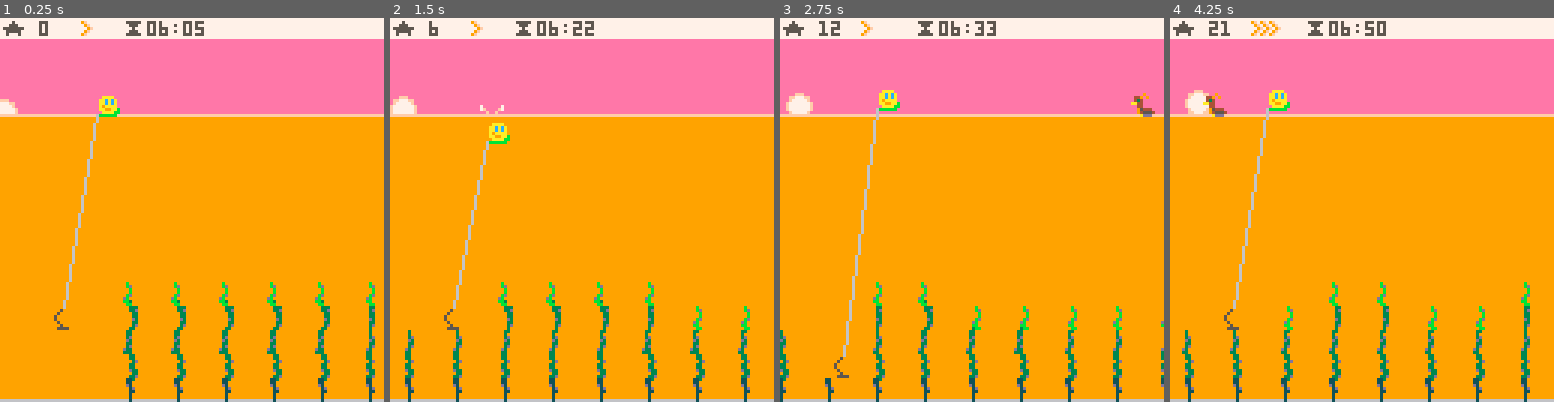
Above: before the commit, frames 1-4 (left to right).
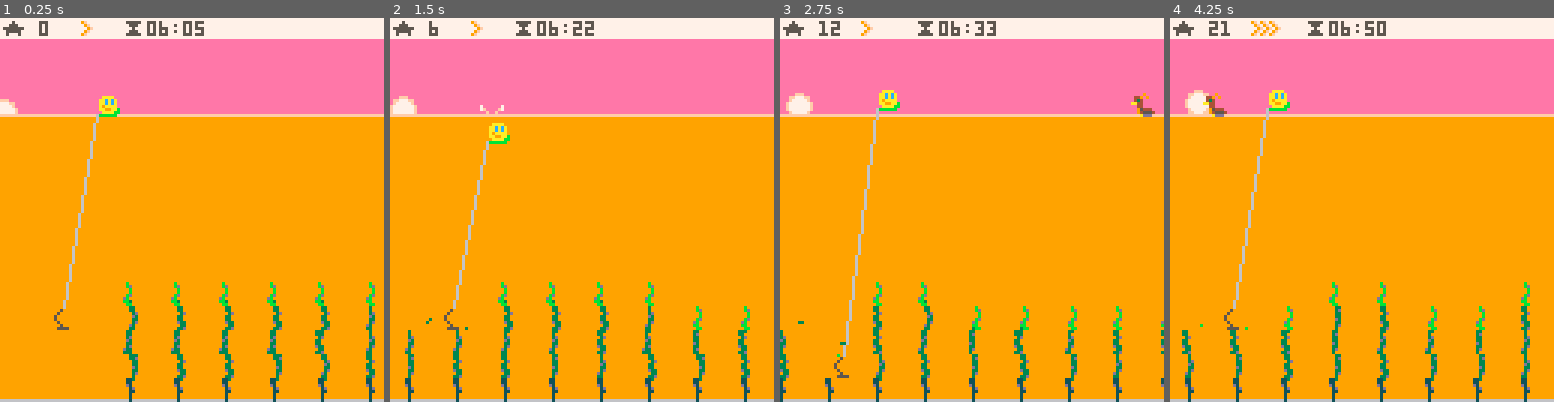
Above: after the commit, the same moments.

Repository: broquaint/pico8-carts
Game: PICO-8 cartridge eggjam18.p8
Two runs of this game, one before a commit and one after it. Both use one fixed random seed, a clock stepped at 60 frames per second and the inputs below.
Inputs:
- Up to frame 1 (0.25 s): no input
- Up to frame 2 (1.5 s): tap O (Z key) at 0.33, 0.7, 1.43 s; tap X (X key) at 1.07 s
- Up to frame 3 (2.75 s): hold Left 1.97-2.37 s; tap X (X key) at 2.07, 2.4, 2.73 s; tap O (Z key) at 2.22 s; hold Down from 2.42 s (still down)
- Up to frame 4 (4.25 s): release Down at 2.82 s; hold Right 2.87-3.53 s; tap X (X key) every 0.33 s from 3.07 to 4.07 s; tap O (Z key) at 3.1, 3.98 s; hold Up 3.58-4.08 s; hold Right from 4.13 s (still down)

The runs differ from the first frame. In frame 1, 0.6% of the frame differs, in the area x 33-98%, y 75-94%; in frame 2, 0.8%; in frame 3, 0.8%; in frame 4, 1.0%, in the area x 3-94%, y 75-94%.

Commit message:
Add effect of seaweed gathering
Not much but more than nothing.

Diff:
--- a/eggjam18.p8
+++ b/eggjam18.p8
@@ -146,7 +146,7 @@
          local sw_x = 32 + (16 * i)
          local sprites = {make_sw_sprite(sw_x, 20)}
          for i = 2,(h-1) do
-            add(sprites, make_sw_sprite(sw_x, 21-i))
+            add(sprites, make_sw_sprite(sw_x, rnd({17,18,19})))
          end
          add(sprites, make_sw_sprite(sw_x, 16))
          local sw = make_obj({
@@ -177,6 +177,7 @@
    end
 
    splashes = {}
+   gather_particles = {}
 end
 
 function _init()
@@ -240,6 +241,28 @@
             else
                sw.status = SEAWEED_PRUNED
             end
+            local cm = {[SEAWEED_PICKED] = lime, [SEAWEED_PRUNED] = moss, [SEAWEED_ROUTED] = storm}
+            for i = 1,delta do
+               local p1 = make_obj({x=sw.x+6,y=ny2,colour=cm[sw.status]})
+               animate_obj(p1, function(obj)
+                              wait(10)
+                              obj.x += rnd({1,2})
+                              obj.y -= 1
+                              wait(20)
+                              obj.x += 2
+                              obj.y -= rnd({1,2})
+                              wait(20)
+                              obj.x += rnd({1,2})
+                              obj.y -= 1
+                              wait(20)
+                              obj.x += 2
+                              obj.y -= rnd({1,2})
+                              wait(10)
+                              obj.x = -1
+                              obj.y = -1
+               end)
+               add(gather_particles, p1)
+            end
             break
          end
       end
@@ -382,6 +405,10 @@
             spr(sw.sprites[i].sprite, sw.sprites[i].x, 1+127-(8*i))
          end
       end
+   end
+
+   for p in all(gather_particles) do
+      pset(p.x, p.y, p.colour)
    end
 
    spr(player.sprite, player.x, player.y)
